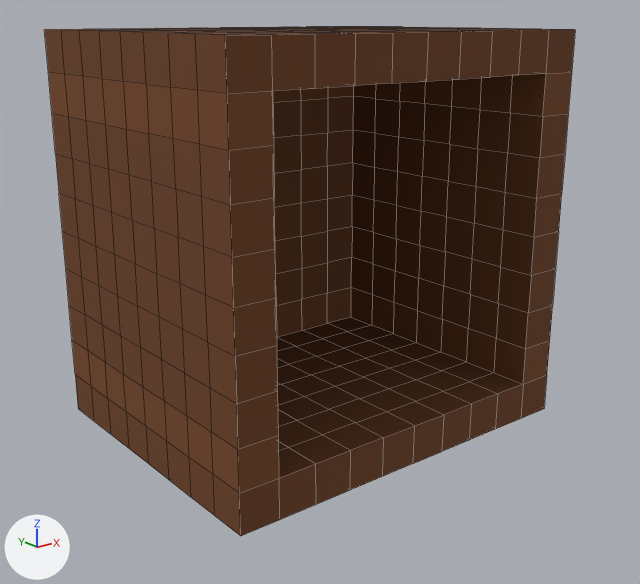
Before and after pictures for a commit that changed the COLLADA model containers/parts/wall_storage_back.dae.
Camera for both pictures: a 50 mm camera at (-0.627, -1.111, 0.984) aimed at (0.718, 0.571, 0.312). The lights are fixed; the arrows at lower left show +X, +Y and +Z. Mesh edges are drawn as thin lines. Where no turn or scale is listed for an object, it has been applied to the vertices.

The scene before the commit, as lines of its bpy script (objects in view):
```python
me_plane_color = bpy.data.meshes.new('Plane-color')
me_plane_color.from_pydata(...)  # 746 vertices, 744 faces; spans x 0.25..1.25, y 0.25..1.05, z -0.05..0.95
# faces by material slot: [100, 644]
me_plane_color.materials.append(mat_material_118_69_33)  # brown #764521
me_plane_color.materials.append(mat_material_109_63_30)  # brown #6d3f1e
ob_planecol = bpy.data.objects.new('PlaneCOL', me_plane_color)
ob_planecol.location = (0.0, 0.0, 0.0)
```
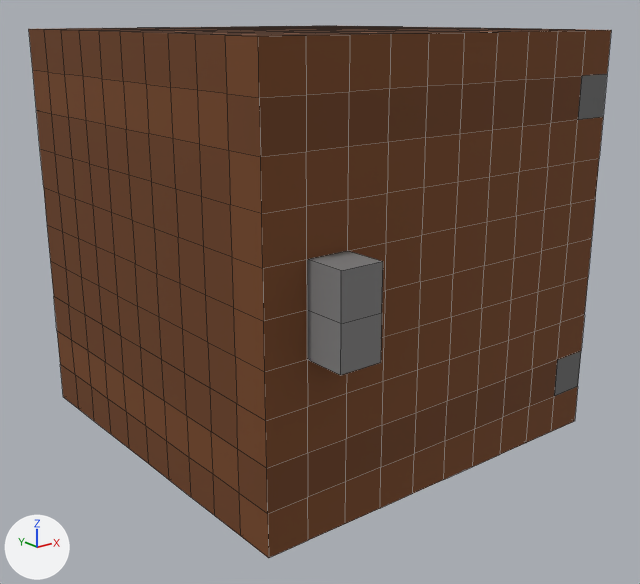
Commit message: Fixed Wall Storage size (Back Part)

Boxes [x1, y1, x2, y2] around the edits, measured in the pictures (640 x 584 px):
'PlaneCOL', reshaped (10% wider)
    before: [44, 26, 575, 536]
    after: [29, 26, 611, 558]
part 1 of me_plane_color, added
    after: [225, 29, 611, 558]
part 2 of me_plane_color, built on
    before: [273, 86, 354, 337]
    after: [29, 26, 315, 408]

Edits to the bpy script that builds the scene:
```text
Add mat_material_128_127_127:
    mat_material_128_127_127 = principled_material('Material_128_127_127')
    mat_material_128_127_127.base_color = (0.216, 0.212, 0.212)  # grey #807f7f
    mat_material_128_127_127.roughness = 0.9
Add mat_material_110_110_110:
    mat_material_110_110_110 = principled_material('Material_110_110_110')
    mat_material_110_110_110.base_color = (0.156, 0.156, 0.156)  # dark grey #6e6e6e
    mat_material_110_110_110.roughness = 0.9
Change me_plane_color:
    used by ob_planecol; location = (0.0, 0.0, 0.0)
    remove me_plane_color.from_pydata(...)  # 746 vertices, 744 faces; spans x 0.25..1.25, y 0.25..1.05, z -0.05..0.95
    add me_plane_color.from_pydata(...)  # 994 vertices, 990 faces; spans x 0.25..1.25, y 0.05..1.15, z -0.05..0.95
    me_plane_color part 1: 176 vertices added at x 0.25..1.25, y 0.05..0.25, z -0.05..0.95
    me_plane_color part 2: 49 vertices removed from x 0.45..1.05, y 0.95, z 0.15..0.75; 121 vertices added at x 0.25..1.25, y 1.15, z -0.05..0.95
    add me_plane_color.materials.append(mat_material_110_110_110)  # dark grey #6e6e6e
    add me_plane_color.materials.append(mat_material_128_127_127)  # grey #807f7f
```
